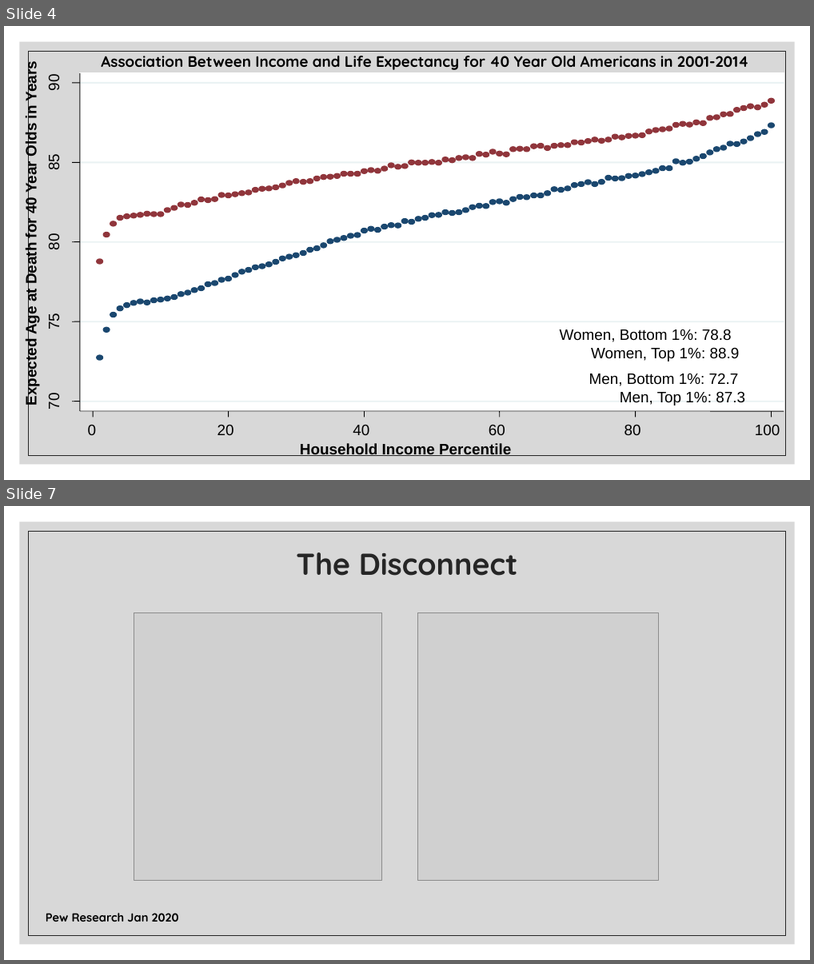
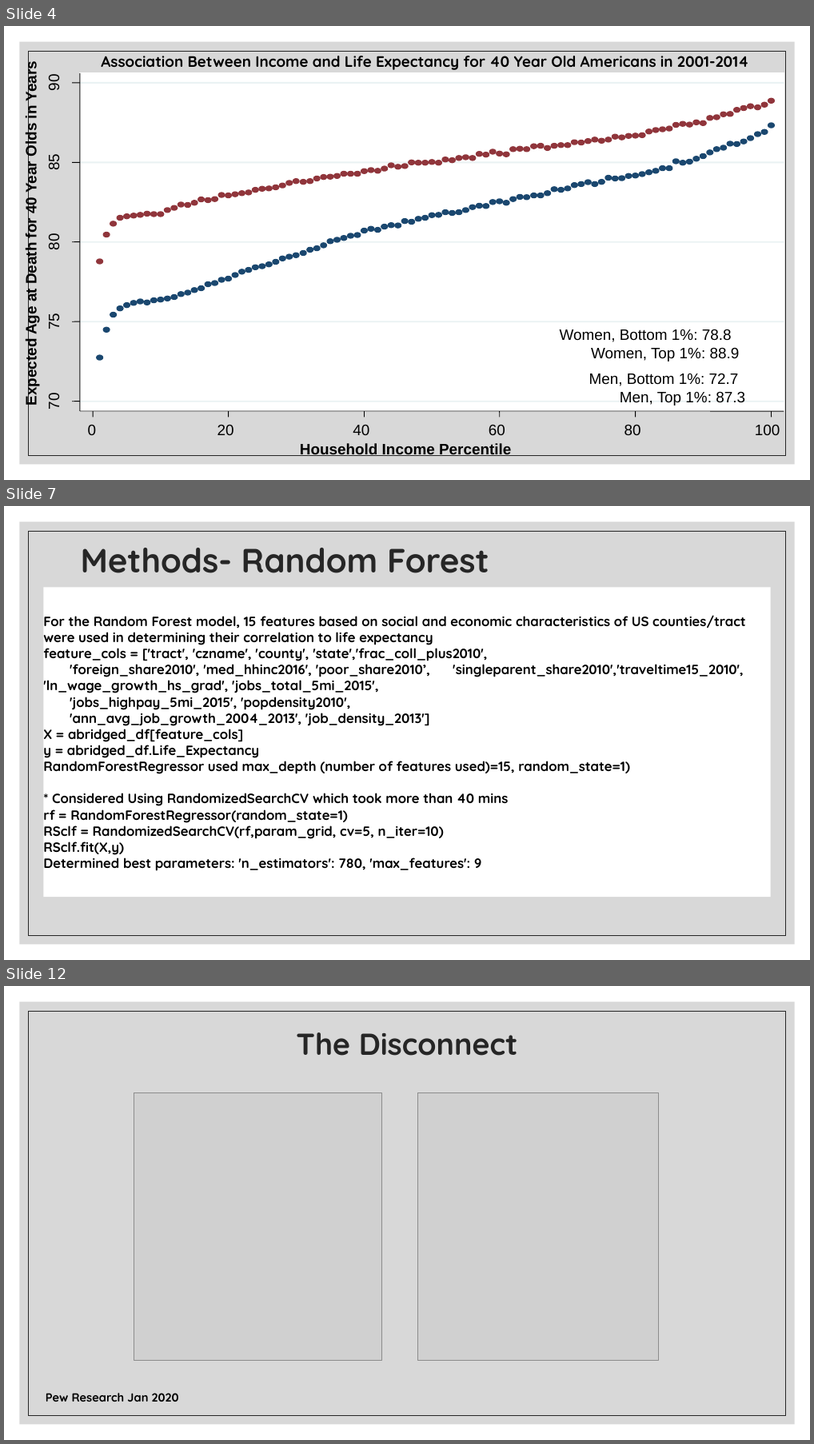
Before and after one commit to sammycho22383/Research_Project_Inequality, a slide deck: SCho Project on Economic Inequality.pptx. Shown one above the other, each under a label of ours: slides 4 and 7 before the commit, slides 4, 7 and 12 after it; the slides between them are not shown. The pictures are 814x964 and 814x1444 pixels, drawn with LibreOffice and Linux fonts; fonts in the diff are those of the drawing; grey boxes stand for pictures. Boxes give left, top, right and bottom in pixels: in the first picture for what was removed or moved away, otherwise in the second. Text is boxed around its words. In the diff, an @@ line names an element or a change of style, - is before the commit and + after.

```diff
--- a/SCho Project on Economic Inequality.pptx
+++ b/SCho Project on Economic Inequality.pptx
@@ slide 7 added at (4, 506, 810, 960), background #FFFFFF; not listed: 2 template elements that a slide beside it also shows @@
@@ title added at (81, 548, 490, 573), 40 pt, text #262626, bold @@
+Methods- Random Forest
@@ rectangle added at (43, 587, 771, 896), fill #FFFFFF, 16 pt, text #000000, bold @@
+For the Random Forest model, 15 features based on social and economic characteristics of US counties/tract were used in determining their correlation to life expectancy
+feature_cols = ['tract', 'czname', 'county', 'state','frac_coll_plus2010',
+'foreign_share2010', 'med_hhinc2016', 'poor_share2010’, 'singleparent_share2010','traveltime15_2010', 'ln_wage_growth_hs_grad', 'jobs_total_5mi_2015',
+'jobs_highpay_5mi_2015', 'popdensity2010',
+'ann_avg_job_growth_2004_2013', 'job_density_2013']
+X = abridged_df[feature_cols]
+y = abridged_df.Life_Expectancy
+RandomForestRegressor used max_depth (number of features used)=15, random_state=1)
+* Considered Using RandomizedSearchCV which took more than 40 mins
+rf = RandomForestRegressor(random_state=1)
+RSclf = RandomizedSearchCV(rf,param_grid, cv=5, n_iter=10)
+RSclf.fit(X,y)
+Determined best parameters: 'n_estimators': 780, 'max_features': 9
@@ what was slide 7 is now slide 12 @@
```
Also in this commit, not shown: 2 slides changed, 4 other slides added, 1 other file.
